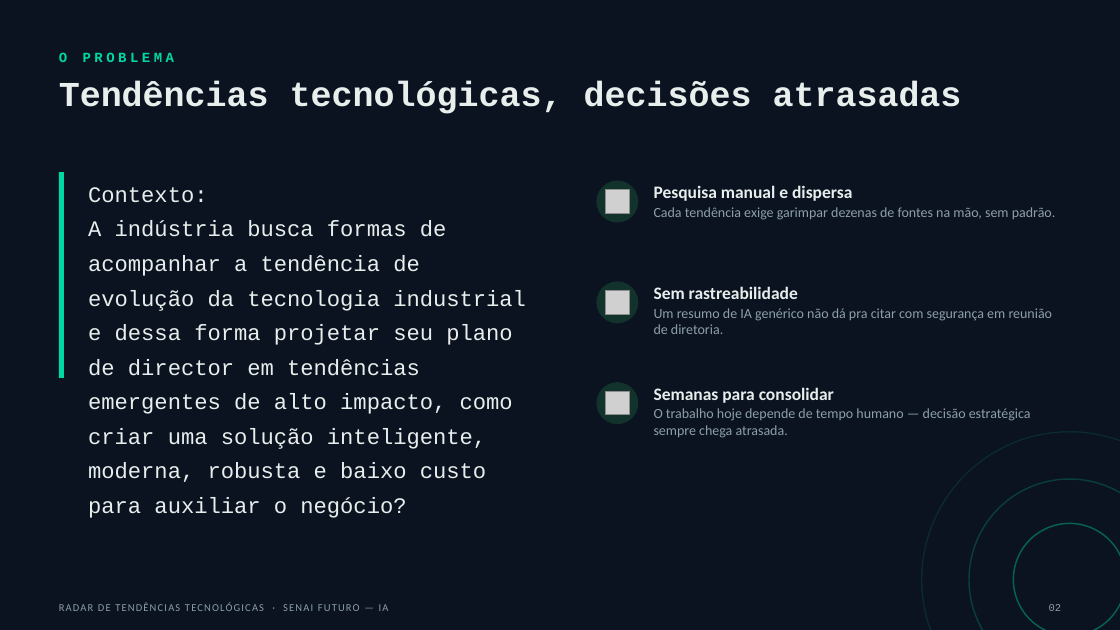
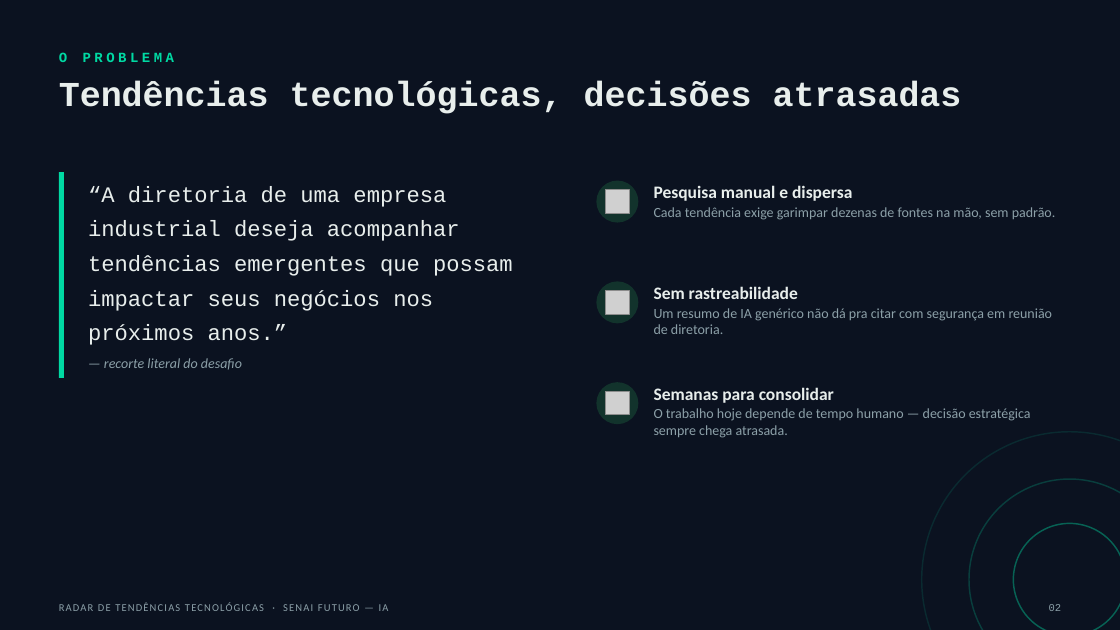
Before and after one commit to Carlosaaajr/radar-tendencias-tecnologicas, a slide deck: slide 2 of docs/apresentacao/radar-tendencias-apresentacao.pptx. Drawn at 1120x630 pixels with LibreOffice and Linux fonts; fonts in the diff are those of the drawing; grey boxes stand for pictures. Boxes give left, top, right and bottom in pixels: in the first picture for what was removed or moved away, otherwise in the second. Text is boxed around its words. In the diff, an @@ line names an element or a change of style, - is before the commit and + after.

```diff
--- a/docs/apresentacao/radar-tendencias-apresentacao.pptx
+++ b/docs/apresentacao/radar-tendencias-apresentacao.pptx
@@ text at <box>88,186,513,345</box>: text changed @@
-Contexto:
-A indústria busca formas de acompanhar a tendência de evolução da tecnologia industrial e dessa forma projetar seu plano de director em tendências emergentes de alto impacto, como criar uma solução inteligente, moderna, robusta e baixo custo para auxiliar o negócio?
+“A diretoria de uma empresa industrial deseja acompanhar tendências emergentes que possam impactar seus negócios nos próximos anos.”
@@ text added at <box>104,358,242,370</box>, 12 pt, text #8CA0A8, italic @@
+— recorte literal do desafio
```
Also in this commit, not shown: 4 other slides changed, 1 slide added, 4 other files.
